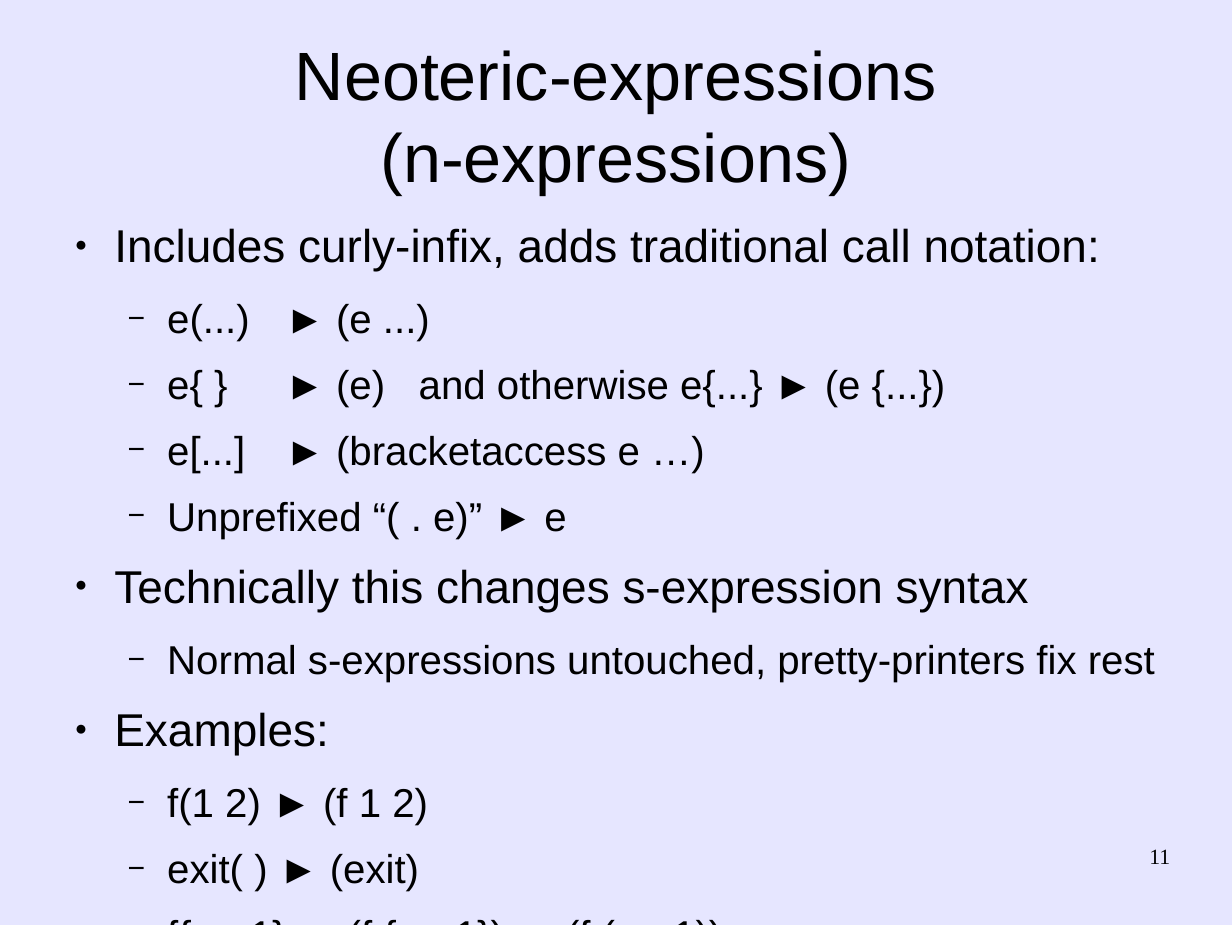
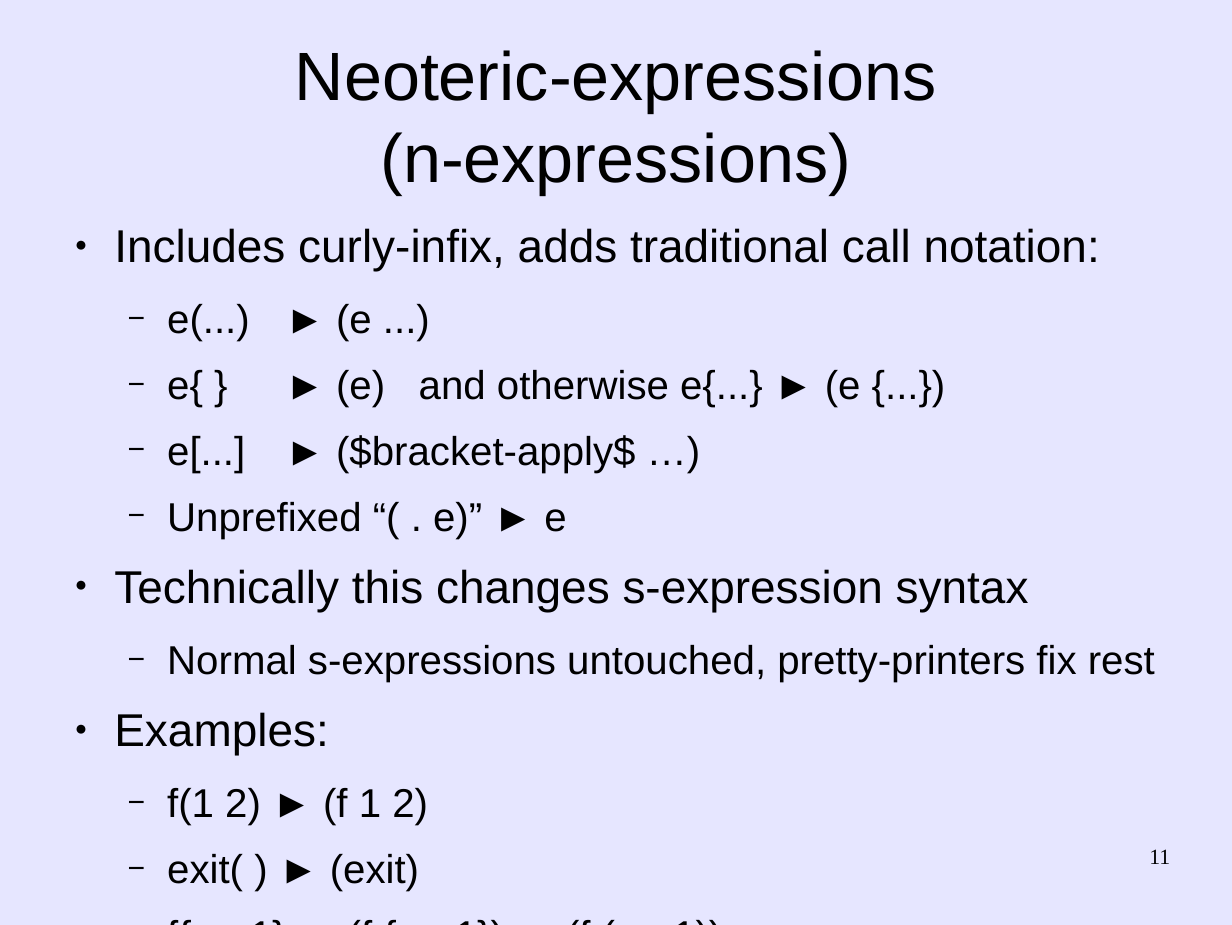
Before and after one commit to martin12333/Readable-Lisp-S-expressions, a slide deck: slide 11 of readable-s-expressions.odp. Drawn at 1232x925 pixels with LibreOffice and Linux fonts; fonts in the diff are those of the drawing. Boxes give left, top, right and bottom in pixels: in the first picture for what was removed or moved away, otherwise in the second. Text is boxed around its words. In the diff, an @@ line names an element or a change of style, - is before the commit and + after.

Commit message:
readable-s-expressions.odp: Update presentation
  - Change to use $bracket-apply$ (not bracketaccess)

```diff
--- a/readable-s-expressions.odp
+++ b/readable-s-expressions.odp
@@ text at (167, 435, 636, 473): text changed @@
-  − e[...] ► (bracketaccess e …)
+  − e[...] ► ($bracket-apply$ …)
```
Also in this commit, not shown: 2 other slides changed.
